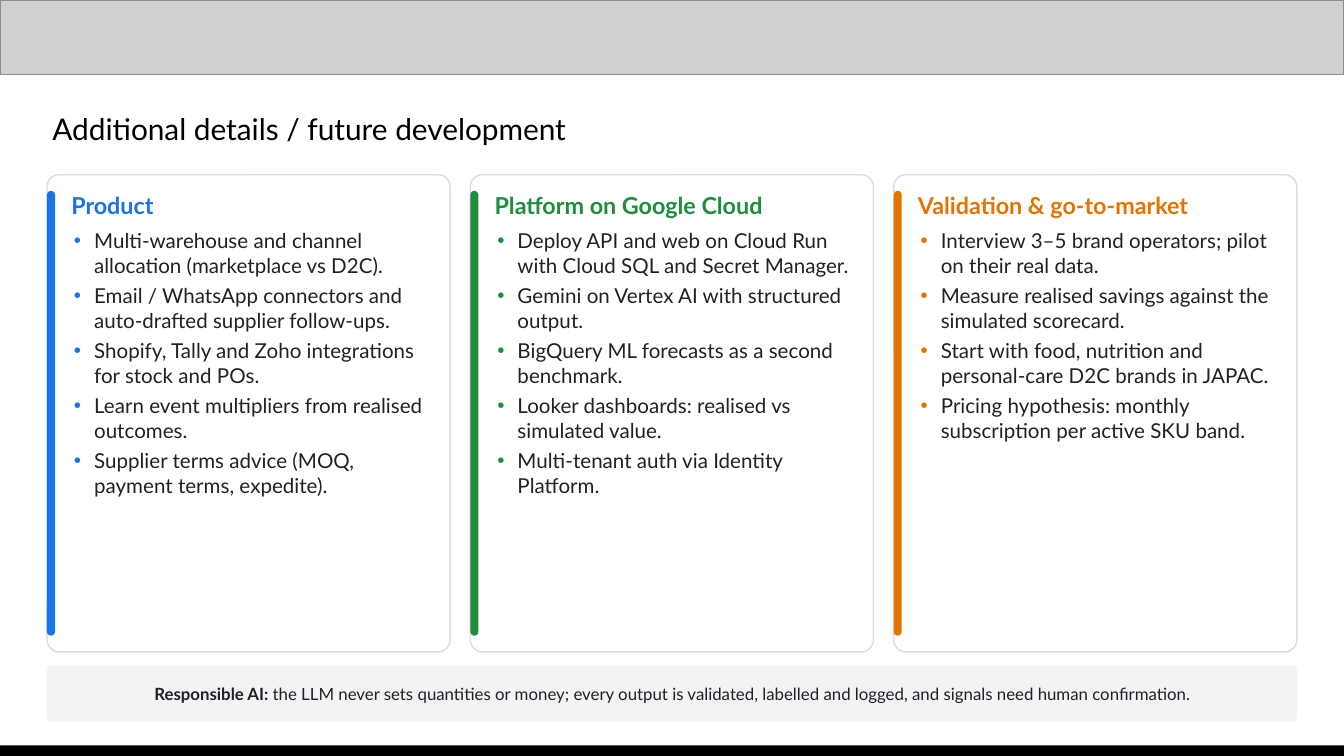
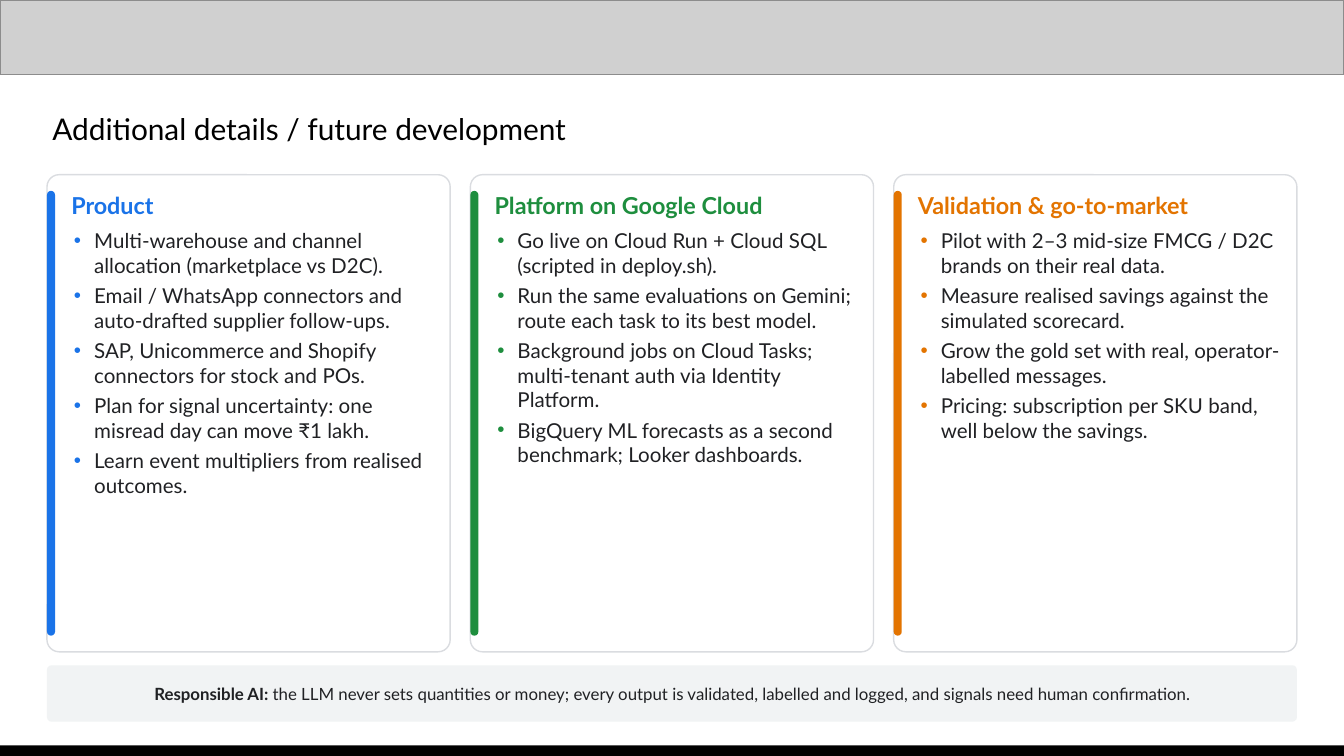
Before and after one commit to Xhahat/inventory-rescue, a slide deck: slide 13 of docs/Inventory_Rescue_AI_Builder_Cup.pptx (slide 12 before the commit). Drawn at 1344x756 pixels with LibreOffice and Linux fonts; fonts in the diff are those of the drawing; grey boxes stand for pictures. Boxes give left, top, right and bottom in pixels: in the first picture for what was removed or moved away, otherwise in the second. Text is boxed around its words. In the diff, an @@ line names an element or a change of style, - is before the commit and + after.

Commit message:
Reposition for enterprise brands: 20x demo scale, Rs 10L budget
- Rescale seed volumes/costs, budgets, alerts, assistant prompts and tests
- Fix inclusive end-date extraction (value of signals now 100% captured)
- Re-run backtest, extraction and 10-model comparison; update README
- Rebuild deck with enterprise ROI and model comparison slide

```diff
--- a/docs/Inventory_Rescue_AI_Builder_Cup.pptx
+++ b/docs/Inventory_Rescue_AI_Builder_Cup.pptx
@@ text at <box>517,233,851,465</box>: text changed @@
-• Deploy API and web on Cloud Run with Cloud SQL and Secret Manager.
-• Gemini on Vertex AI with structured output.
-• BigQuery ML forecasts as a second benchmark.
-• Looker dashboards: realised vs simulated value.
-• Multi-tenant auth via Identity Platform.
+• Go live on Cloud Run + Cloud SQL (scripted in deploy.sh).
+• Run the same evaluations on Gemini; route each task to its best model.
+• Background jobs on Cloud Tasks; multi-tenant auth via Identity Platform.
+• BigQuery ML forecasts as a second benchmark; Looker dashboards.
@@ text at <box>941,233,1273,273</box>: text changed @@
-• Interview 3–5 brand operators; pilot on their real data.
+• Pilot with 2–3 mid-size FMCG / D2C brands on their real data.
@@ text at <box>94,343,376,442</box>: text changed @@
-• Shopify, Tally and Zoho integrations for stock and POs.
+• SAP, Unicommerce and Shopify connectors for stock and POs.
+• Plan for signal uncertainty: one misread day can move ₹1 lakh.
@@ text at <box>941,343,1279,442</box>: text changed @@
-• Start with food, nutrition and personal-care D2C brands in JAPAC.
-• Pricing hypothesis: monthly subscription per active SKU band.
+• Grow the gold set with real, operator-labelled messages.
+• Pricing: subscription per SKU band, well below the savings.
@@ text at <box>94,452,354,497</box>: paragraph removed @@
-• Supplier terms advice (MOQ, payment terms, expedite).
```
Also in this commit, not shown: 12 other slides changed, 1 slide added, 26 other files.
